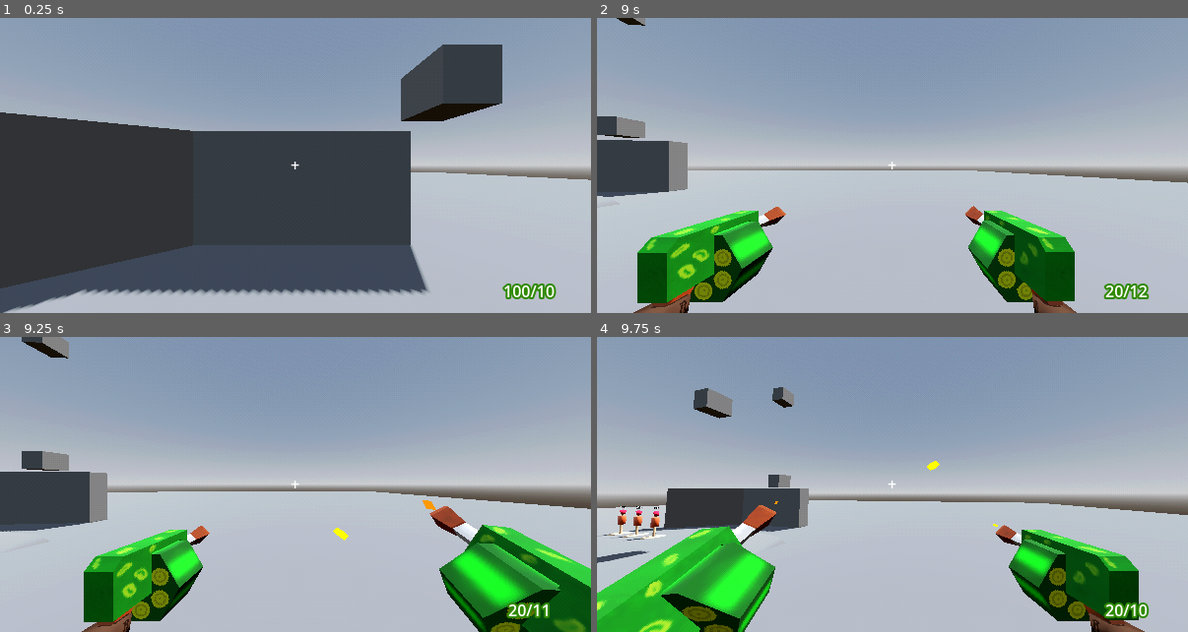
Above: before the commit, frames 1-4 (two rows, left to right).
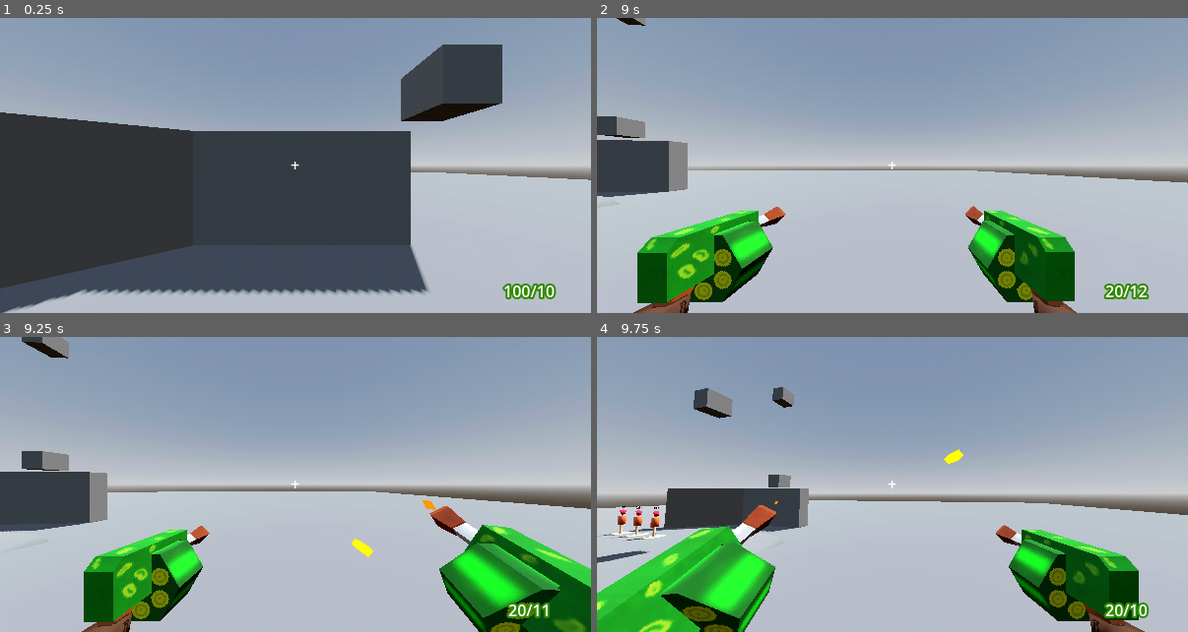
Above: after the commit, the same moments.

Repository: TheoLomeuBraga/kill-the-tower-boss
Game: Godot game, scene res://player/test_level.tscn
The game is run twice, just before and just after one commit, with the same random seed, the same clock (stepped at 60 frames per second) and the same inputs. The project has no main scene, so this scene is started directly.
Inputs (mouse positions are in pixels of both pictures, inside the frame that each line leads up to):
- Up to frame 1 (0.25 s): no input
- Up to frame 2 (9 s): move the mouse to (862, 224) at 0.52 s; press the mouse at (862, 224) at 0.53 s; hold D (right) 0.53-2.03 s; tap Space (jump) at 0.77, 1.52, 3.02, 3.77, 4.52, 6.02, 6.77, 7.52 s; move the mouse to (939, 168) at 1.27 s; release the mouse at (939, 168) at 1.28 s; tap W (foward) at 1.35 s; click (939, 168) at 1.55 s; move the mouse to (845, 162) at 2.02 s; press the mouse at (845, 162) at 2.03 s; hold A (left) 2.03-3.53 s; tap E (interact) at 2.1 s; move the mouse to (898, 165) at 2.77 s; release the mouse at (898, 165) at 2.78 s; tap Down (look_down) at 2.85 s; click (898, 165) at 3.05 s; move the mouse to (868, 159) at 3.52 s; press the mouse at (868, 159) at 3.53 s; hold S (back) 3.53-4.28 s; tap Left (look_left) at 3.6 s; tap R (reload) at 4.15 s; move the mouse to (922, 165) at 4.27 s; release the mouse at (922, 165) at 4.28 s; hold D (right) 4.28-8.03 s; tap Right (look_right) at 4.35 s; click (922, 165) at 4.55 s; move the mouse to (862, 165) at 5.02 s; press the mouse at (862, 165) at 5.03 s; tap Up (look_up) at 5.1 s; move the mouse to (904, 159) at 5.77 s; release the mouse at (904, 159) at 5.78 s; click (904, 159) at 5.85 s; move the mouse to (886, 171) at 6.52 s; press the mouse at (886, 171) at 6.53 s; tap 1 (wepon_1) at 6.6 s; move the mouse to (939, 168) at 7.27 s; release the mouse at (939, 168) at 7.28 s; tap 2 (wepon_2) at 7.35 s; click (939, 168) at 7.55 s; move the mouse to (845, 162) at 8.02 s; press the mouse at (845, 162) at 8.03 s; hold S (back) 8.03-8.78 s; tap 3 (wepon_3) at 8.1 s; move the mouse to (898, 165) at 8.77 s; release the mouse at (898, 165) at 8.78 s; hold A (left) from 8.78 s (still down); tap 4 (wepon_4) at 8.85 s
- Up to frame 3 (9.25 s): keep holding A (left); tap Space (jump) at 9.02 s; click (301, 484) at 9.05 s
- Up to frame 4 (9.75 s): move the mouse to (868, 478) at 9.52 s; release A (left) at 9.53 s; press the mouse at (868, 478) at 9.53 s; hold D (right) from 9.53 s (still down); tap 5 (wepon_5) at 9.6 s

Frames 1-2 are identical in both runs. In frame 3, 0.2% of the frame differs, in the area x 56-64%, y 64-75%; in frame 4, 0.1%.

Commit message:
add explosions knock back

Diff:
--- a/player/player.tscn
+++ b/player/player.tscn
@@ -57,7 +57,7 @@
 [sub_resource type="Resource" id="Resource_8t03j"]
 script = ExtResource("4_qjkh3")
 damage = 20
-speed = 20.0
+speed = 15.0
 distance = 20.0
 model = ExtResource("4_2ieo8")
 collision_shape = SubResource("SphereShape3D_kb6p2")
--- a/scripts/explosion_behavior.gd
+++ b/scripts/explosion_behavior.gd
@@ -35,6 +35,12 @@
 			stats.health -= data.damage
 
 
+		if shape.get_collider(i) is RigidBody3D:
+			var rb : RigidBody3D = shape.get_collider(i)
+			rb.linear_velocity += (rb.global_position - global_position).normalized() * (data.knock_back / rb.mass)
+		elif shape.get_collider(i) is CharacterBody3D:
+			var cb : CharacterBody3D = shape.get_collider(i)
+			cb.velocity += (cb.global_position - global_position).normalized() * data.knock_back
 
 
 	queue_free()
--- a/scripts/explosion_info.gd
+++ b/scripts/explosion_info.gd
@@ -5,3 +5,4 @@
 @export var radius : float = 2.0
 @export var damage : int = 10
 @export var model : PackedScene
+@export var knock_back : float = 15.0
Not shown, changed: TODO.txt
